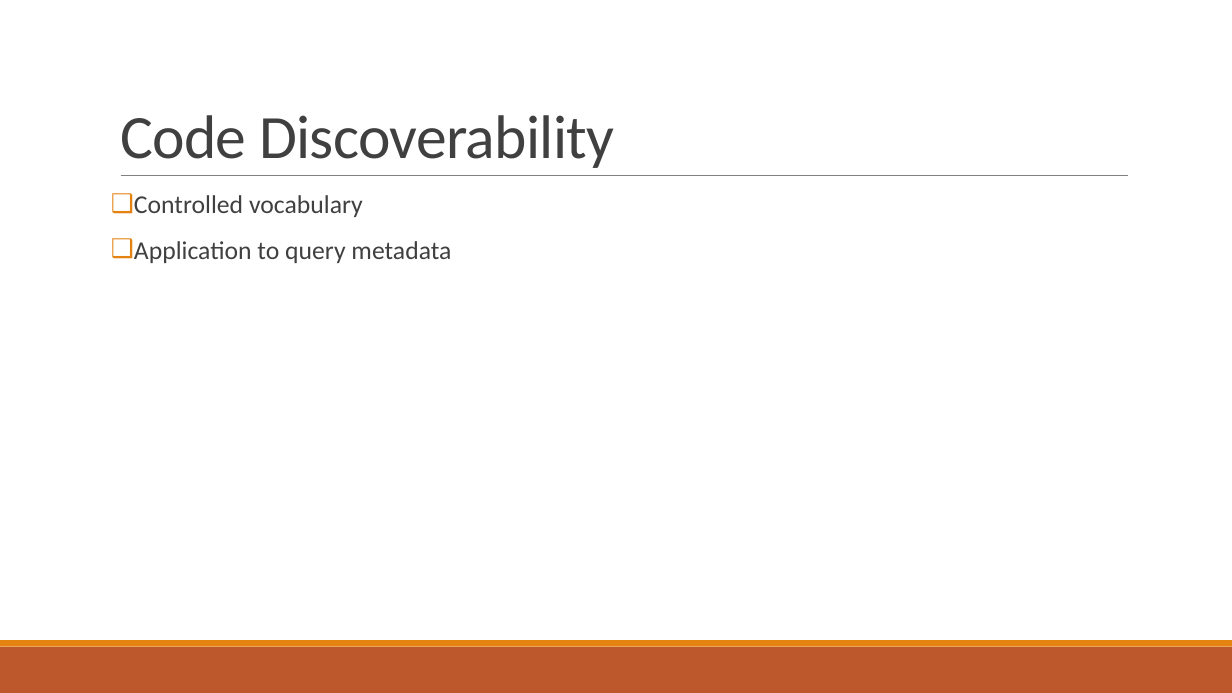
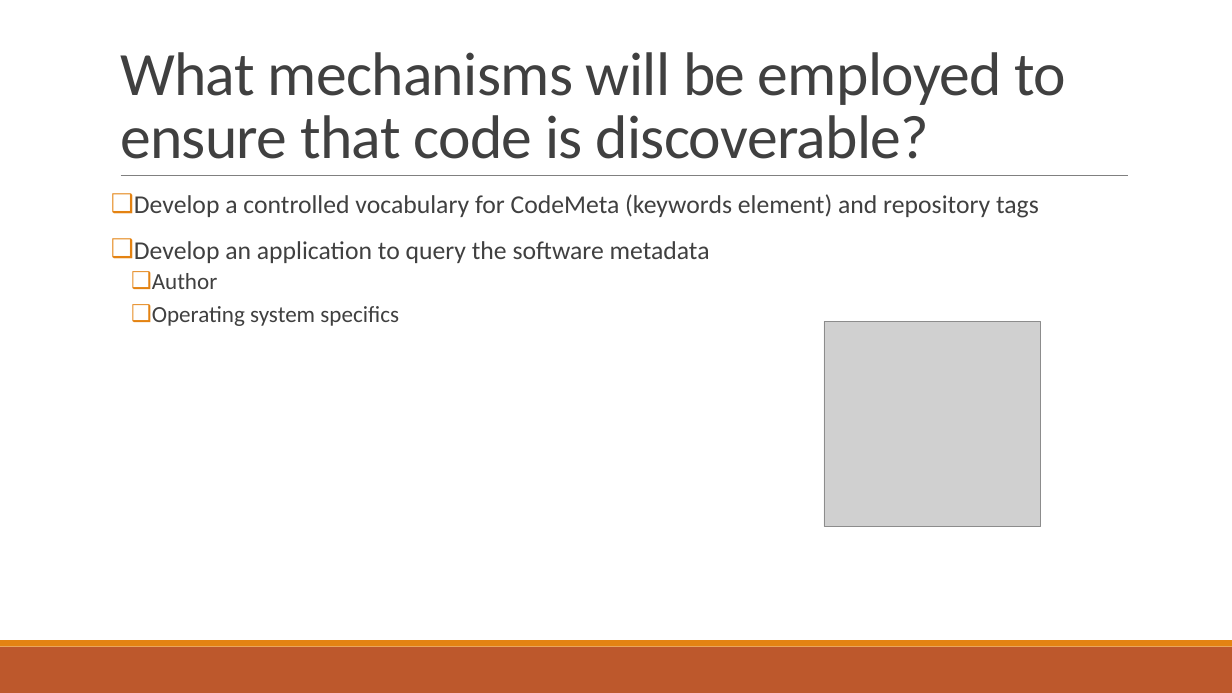
Before and after one commit to vanderbi/codeLibrary, a slide deck: slide 8 of Building an Information Management Code Library.pptx. Drawn at 1232x693 pixels with LibreOffice and Linux fonts; fonts in the diff are those of the drawing; grey boxes stand for pictures; background and template pictures are left out. Boxes give left, top, right and bottom in pixels: in the first picture for what was removed or moved away, otherwise in the second. Text is boxed around its words. In the diff, an @@ line names an element or a change of style, - is before the commit and + after.

```diff
--- a/Building an Information Management Code Library.pptx
+++ b/Building an Information Management Code Library.pptx
@@ title at bbox=[120, 52, 1067, 159]: text changed @@
-Code Discoverability
+What mechanisms will be employed to ensure that code is discoverable?
@@ text at bbox=[134, 194, 1039, 326]: text changed @@
-❑ Controlled vocabulary
-❑ Application to query metadata
+❑ Develop a controlled vocabulary for CodeMeta (keywords element) and repository tags
+❑ Develop an application to query the software metadata
+  ❑ Author
+  ❑ Operating system specifics
@@ picture added at bbox=[824, 322, 1041, 527] @@
```
Also in this commit, not shown: 5 other slides changed.
